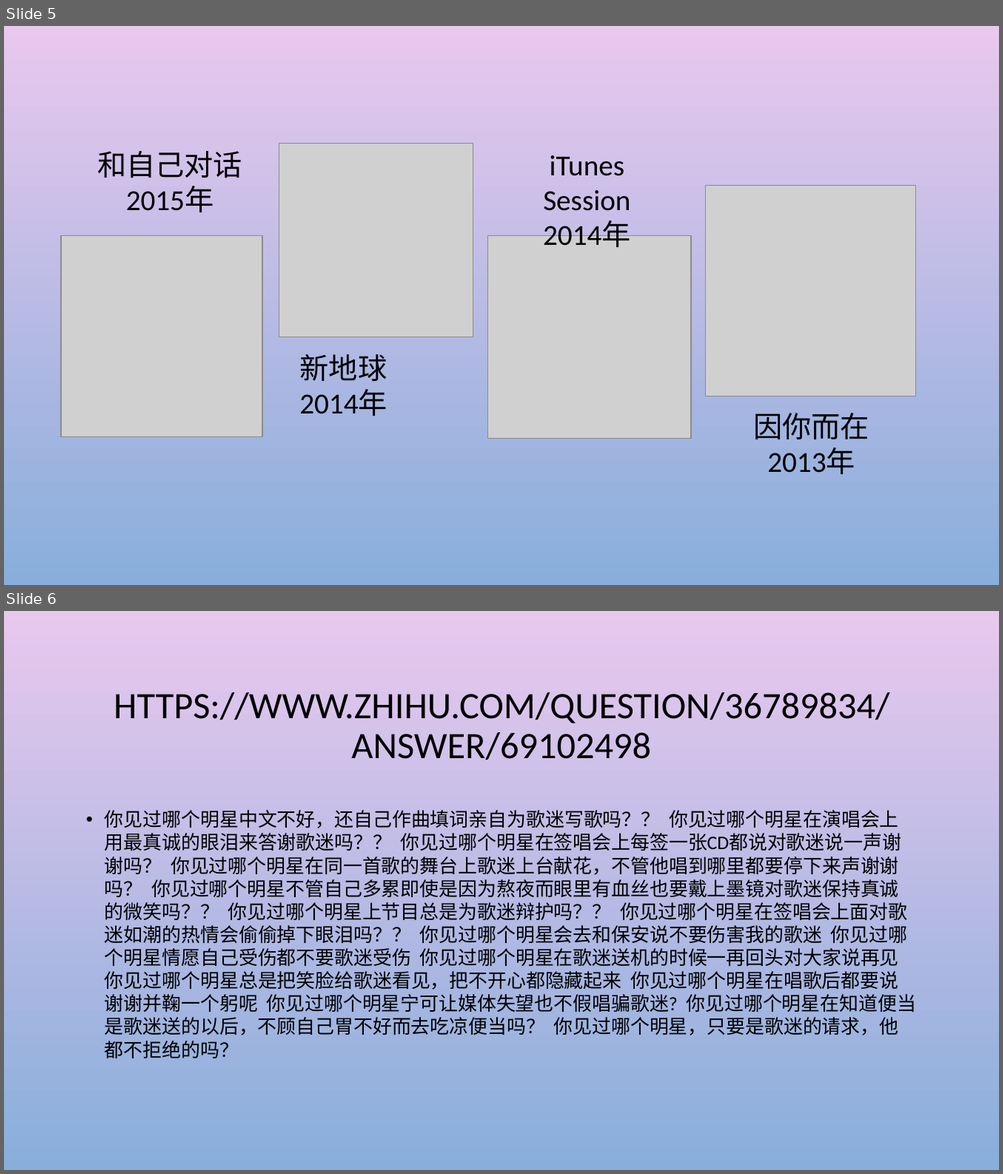
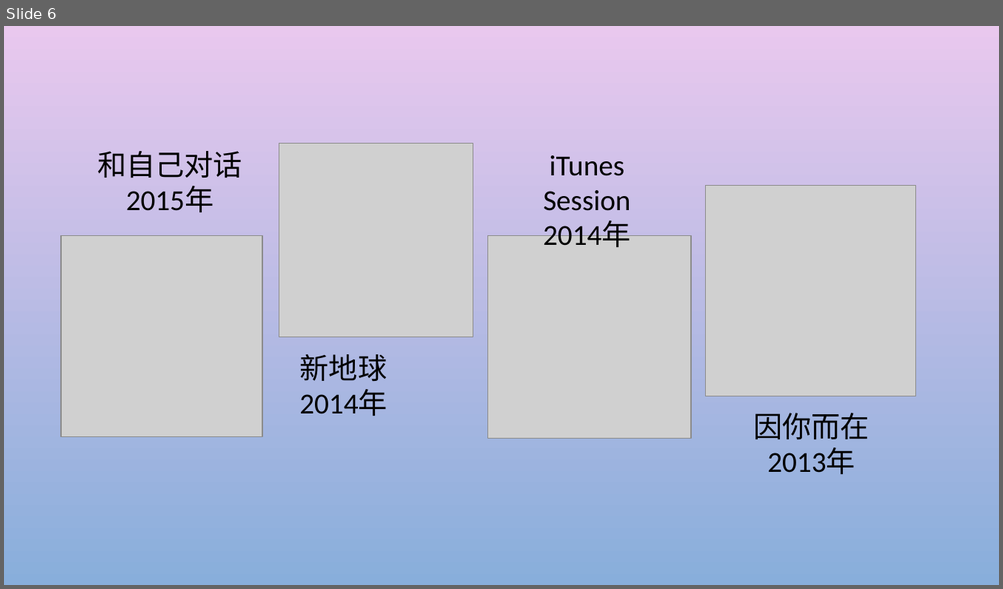
Before and after one commit to zjyechang/myProject, a slide deck: ppt/yechang.pptx. Shown one above the other, each under a label of ours: slides 5 and 6 before the commit, slide 6 after it. The pictures are 1003x1174 and 1003x589 pixels, drawn with LibreOffice and Linux fonts; fonts in the diff are those of the drawing; grey boxes stand for pictures; background and template pictures are left out. Boxes give left, top, right and bottom in pixels: in the first picture for what was removed or moved away, otherwise in the second. Text is boxed around its words. In the diff, an @@ line names an element or a change of style, - is before the commit and + after.

```diff
--- a/ppt/yechang.pptx
+++ b/ppt/yechang.pptx
@@ slide 6 removed at (4, 611, 999, 1170), background picture (left out) @@
@@ title removed at (114, 692, 889, 760) @@
-HTTPS://WWW.ZHIHU.COM/QUESTION/36789834/ANSWER/69102498
@@ text removed at (105, 810, 916, 1059) @@
-• 你见过哪个明星中文不好，还自己作曲填词亲自为歌迷写歌吗？？ 你见过哪个明星在演唱会上用最真诚的眼泪来答谢歌迷吗？？ 你见过哪个明星在签唱会上每签一张CD都说对歌迷说一声谢谢吗？ 你见过哪个明星在同一首歌的舞台上歌迷上台献花，不管他唱到哪里都要停下来声谢谢吗？ 你见过哪个明星不管自己多累即使是因为熬夜而眼里有血丝也要戴上墨镜对歌迷保持真诚的微笑吗？？ 你见过哪个明星上节目总是为歌迷辩护吗？？ 你见过哪个明星在签唱会上面对歌迷如潮的热情会偷偷掉下眼泪吗？？ 你见过哪个明星会去和保安说不要伤害我的歌迷 你见过哪个明星情愿自己受伤都不要歌迷受伤 你见过哪个明星在歌迷送机的时候一再回头对大家说再见 你见过哪个明星总是把笑脸给歌迷看见，把不开心都隐藏起来 你见过哪个明星在唱歌后都要说谢谢并鞠一个躬呢 你见过哪个明星宁可让媒体失望也不假唱骗歌迷? 你见过哪个明星在知道便当是歌迷送的以后，不顾自己胃不好而去吃凉便当吗？ 你见过哪个明星，只要是歌迷的请求，他都不拒绝的吗？
@@ what was slide 5 is now slide 6 @@
```
Also in this commit, not shown: 1 slide changed, 6 slides added, 8 other files.
